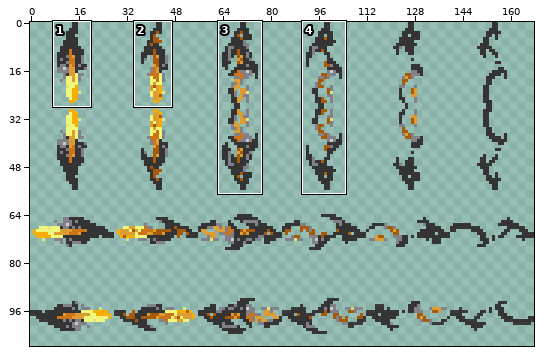
Edited in one commit: sprite sheet (data/shot_sprite.png). The picture above shows the old version from afar; the outline marks the close-up.
Close-up. Before the commit:
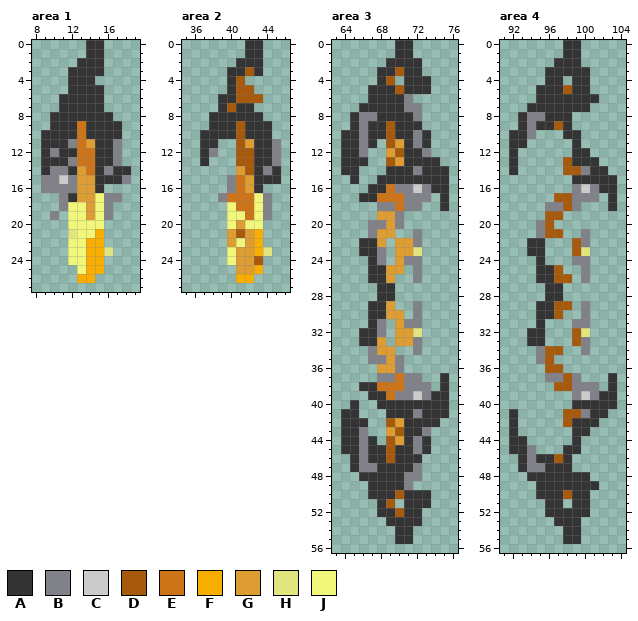
The file is 168x112 pixels. Pixels under 10% opacity are left out. Colours within 5 levels of each other are drawn and written as one. Shown: area 1: x 8..19, y 0..27; area 2: x 35..46, y 0..27; area 3: x 63..76, y 0..56; area 4: x 91..104, y 0..56. The wide view leaves out empty margins. The commit also changed other parts of the picture, which this record leaves out.
Palette (. is transparent): A #343434  B #818289  C #cbcbcb  D #a7590c  E #cd7318  F #f8ae01  G #dd9d33  H #e0e57f  J #f0f77a
Pixels before, area 1, first column x 9:
 0 .....AA...
 1 .....AA...
 2 ....AAA...
 3 ...AAAA...
 4 ...AAA....
 5 ...AAAA...
 6 ..AAAAA...
 7 ..AAAAA...
 8 .AAAAAAA..
 9 .AAAEAAAA.
10 AAAAEAAAA.
11 AAABEGAAB.
12 ABAAEEAAB.
13 AAABEEAAB.
14 ABBAGEABAA
15 BBCBGGAAAB
16 BBBBGGA...
17 ..BAGGJBB.
18 ..BJJGJB..
19 .B.JJGJB..
20 ...JJJJ...
21 ...HJJF...
22 ...JJFF...
23 ...JJFFH..
24 ...JJFF...
25 ....JFF...
26 ....FF....
Pixels before, area 2, first column x 37:
 0 .....AA..
 1 .....AA..
 2 ....AAA..
 3 ...AADA..
 4 ...AD....
 5 ...ADD...
 6 ..AADDD..
 7 ..ADAA...
 8 .AAAAAA..
 9 .AAADAAA.
10 AAAADAAA.
11 AA..DGAAB
12 AB..DDAAB
13 A...DDAAB
14 ....GDABA
15 ...BEGAAA
16 ...BEGA..
17 ..BEEEJB.
18 ...JEEJB.
19 ...JJEJB.
20 ...JGJJ..
21 ...GDGF..
22 ...GJGF..
23 ...JGGFH.
24 ...JGGD..
25 ....GGF..
26 ....FF...
Pixels before, area 3, first column x 64:
 0 ......AA....
 1 ......AA....
 2 .....AAAA...
 3 ....AADAA...
 4 ....AD.AAA..
 5 ...AAADAAA..
 6 ...AAAAB....
 7 ..AAAAABB...
 8 .ABBAAAAB...
 9 .ABAADAAA...
10 AABAADAABA..
11 AABA.DGABA..
12 AAB..GDAAB..
13 AAA..DGAAAA.
14 AA...AAABAAA
15 .A..AAAAAAAA
16 ...AAEBBCBAA
17 ..AAEEEBBB.A
18 ....BBEBB..A
19 ....GGB.....
20 ...BBGB.....
21 ...BGG..B...
22 ..AAG.GGB...
23 ..AAB.GGH...
24 ...AB.GBB...
25 ...AAGG.B...
26 ...AAG..B...
27 ....AA......
28 ....AA......
29 ...AAG..B...
30 ...AAGG.B...
31 ...AB.GBB...
32 ..AAB.GGH...
33 ..AAG.GGB...
34 ...BGG..B...
35 ...BBGB.....
36 ....GGB.....
37 ....BBEBB..A
38 ..AAEEEBBB.A
39 ...AAEBBCBAA
40 .A..AAAAAAAA
41 AA...AAABAAA
42 AAA..DGAAAA.
43 AAB..GDAAB..
44 AABA.DGABA..
45 AABAADAABA..
46 .ABAADAAA...
47 .ABBAAAAB...
48 ..AAAAABB...
49 ...AAAAB....
50 ...AAADAAA..
51 ....AD.AAA..
52 ....AADAA...
53 .....AAAA...
54 ......AA....
55 ......AA....
Pixels before, area 4, first column x 92:
 0 ......AA....
 1 ......AA....
 2 .....AAA....
 3 ....AAAAA...
 4 ....AA.AA...
 5 ...AAADAA...
 6 ...AAAAAAA..
 7 ..AAAAAAA...
 8 .ABBAAA.....
 9 .ABAADA.....
10 AAB...AA....
11 AA.....A....
12 A......AA...
13 A.....DAAA..
14 A.....DDBAA.
15 .......AAAAA
16 .......BCBAA
17 .....DDBBB.A
18 ....BBDB...A
19 ....DD......
20 ...BD.......
21 ...BDD..B...
22 ..AA...DB...
23 ..AA...DH...
24 ...A...BB...
25 ...AAD..B...
26 ...AADD.B...
27 ....AA......
28 ....AA......
29 ...AADD.B...
30 ...AAD..B...
31 ...A...BB...
32 ..AA...DH...
33 ..AA...DB...
34 ...BDD..B...
35 ...BD.......
36 ....DD......
37 ....BBDB...A
38 .....DDBBB.A
39 .......BCBAA
40 .......AAAAA
41 A.....DDBAA.
42 A.....DAAA..
43 A......AA...
44 AA.....A....
45 AAB...AA....
46 .ABAADA.....
47 .ABBAAA.....
48 ..AAAAAAA...
49 ...AAAAAAA..
50 ...AAADAA...
51 ....AA.AA...
52 ....AAAAA...
53 .....AAA....
54 ......AA....
55 ......AA....
After the commit:
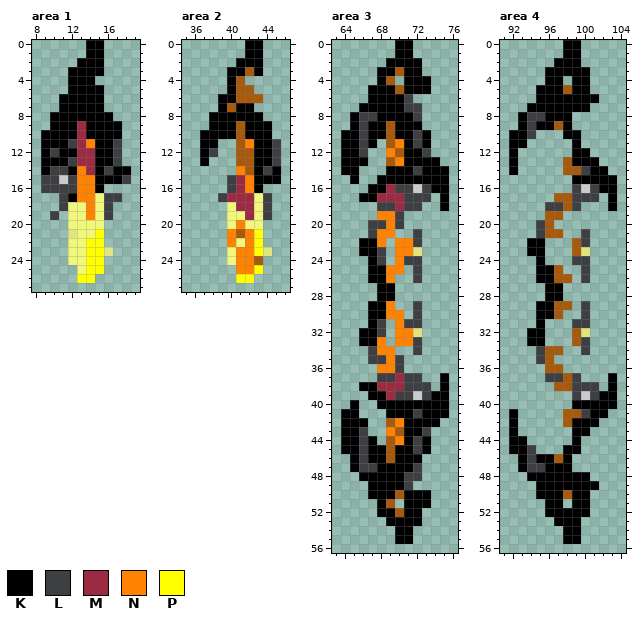
Colours new in this view: K #000000  L #3e3f42  M #9b2b42  N #ff8300  P #ffff00
Change:
Changed rows in their new state; - is an unchanged pixel.
Area 1:
first column x 9:
 0 -----KK---
 1 -----KK---
 2 ----KKK---
 3 ---KKKK---
 4 ---KKK----
 5 ---KKKK---
 6 --KKKKK---
 7 --KKKKK---
 8 -KKKKKKK--
 9 -KKKMKKKK-
10 KKKKMKKKK-
11 KKKLMNKKL-
12 KLKKMMKKL-
13 KKKLMMKKL-
14 KLLKNMKLKK
15 LL-LNNKKKL
16 LLLLNNK---
17 --LKNN-LL-
18 --L--N-L--
19 -L---N-L--
21 ------P---
22 -----PP---
23 -----PP---
24 -----PP---
25 -----PP---
26 ----PP----
Area 2:
first column x 37:
 0 -----KK--
 1 -----KK--
 2 ----KKK--
 3 ---KK-K--
 4 ---K-----
 5 ---K-----
 6 --KK-----
 7 --K-KK---
 8 -KKKKKK--
 9 -KKK-KKK-
10 KKKK-KKK-
11 KK---NKKL
12 KL----KKL
13 K-----KKL
14 ----N-KLK
15 ---LMNKKK
16 ---LMNK--
17 --LMMM-L-
18 ----MM-L-
19 -----M-L-
20 ----N----
21 ---N-NP--
22 ---N-NP--
23 ----NNP--
24 ----NN---
25 ----NNP--
26 ----PP---
Area 3:
first column x 64:
 0 ------KK----
 1 ------KK----
 2 -----KKKK---
 3 ----KK-KK---
 4 ----K--KKK--
 5 ---KKK-KKK--
 6 ---KKKKL----
 7 --KKKKKLL---
 8 -KLLKKKKL---
 9 -KLKK-KKK---
10 KKLKK-KKLK--
11 KKLK--NKLK--
12 KKL--N-KKL--
13 KKK---NKKKK-
14 KK---KKKLKKK
15 -K--KKKKKKKK
16 ---KKMLL-LKK
17 --KKMMMLLL-K
18 ----LLMLL--K
19 ----NNL-----
20 ---LLNL-----
21 ---LNN--L---
22 --KKN-NNL---
23 --KKL-NN----
24 ---KL-NLL---
25 ---KKNN-L---
26 ---KKN--L---
27 ----KK------
28 ----KK------
29 ---KKN--L---
30 ---KKNN-L---
31 ---KL-NLL---
32 --KKL-NN----
33 --KKN-NNL---
34 ---LNN--L---
35 ---LLNL-----
36 ----NNL-----
37 ----LLMLL--K
38 --KKMMMLLL-K
39 ---KKMLL-LKK
40 -K--KKKKKKKK
41 KK---KKKLKKK
42 KKK---NKKKK-
43 KKL--N-KKL--
44 KKLK--NKLK--
45 KKLKK-KKLK--
46 -KLKK-KKK---
47 -KLLKKKKL---
48 --KKKKKLL---
49 ---KKKKL----
50 ---KKK-KKK--
51 ----K--KKK--
52 ----KK-KK---
53 -----KKKK---
54 ------KK----
55 ------KK----
Area 4:
first column x 92:
 0 ------KK----
 1 ------KK----
 2 -----KKK----
 3 ----KKKKK---
 4 ----KK-KK---
 5 ---KKK-KK---
 6 ---KKKKKKK--
 7 --KKKKKKK---
 8 -KLLKKK-----
 9 -KLKK-K-----
10 KKL---KK----
11 KK-----K----
12 K------KK---
13 K------KKK--
14 K-------LKK-
15 -------KKKKK
16 -------L-LKK
17 -------LLL-K
18 ----LL-L---K
20 ---L--------
21 ---L----L---
22 --KK----L---
23 --KK--------
24 ---K---LL---
25 ---KK---L---
26 ---KK---L---
27 ----KK------
28 ----KK------
29 ---KK---L---
30 ---KK---L---
31 ---K---LL---
32 --KK--------
33 --KK----L---
34 ---L----L---
35 ---L--------
37 ----LL-L---K
38 -------LLL-K
39 -------L-LKK
40 -------KKKKK
41 K-------LKK-
42 K------KKK--
43 K------KK---
44 KK-----K----
45 KKL---KK----
46 -KLKK-K-----
47 -KLLKKK-----
48 --KKKKKKK---
49 ---KKKKKKK--
50 ---KKK-KK---
51 ----KK-KK---
52 ----KKKKK---
53 -----KKK----
54 ------KK----
55 ------KK----
Boxes around the changes in both close-ups, in picture pixels (x1, y1, x2, y2):
changed: (41, 40, 131, 283)
changed: (200, 40, 281, 283)
changed: (341, 40, 449, 544)
changed: (509, 40, 617, 544)
